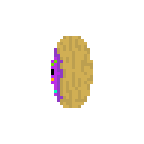
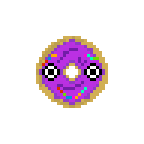
Comparing the layer stacks of the two 144×144 images. Changes:
hid "sideway" (3rd of 3) over [51, 36, 93, 108]
showed "foward" (4th of 4) over [36, 36, 108, 108]
